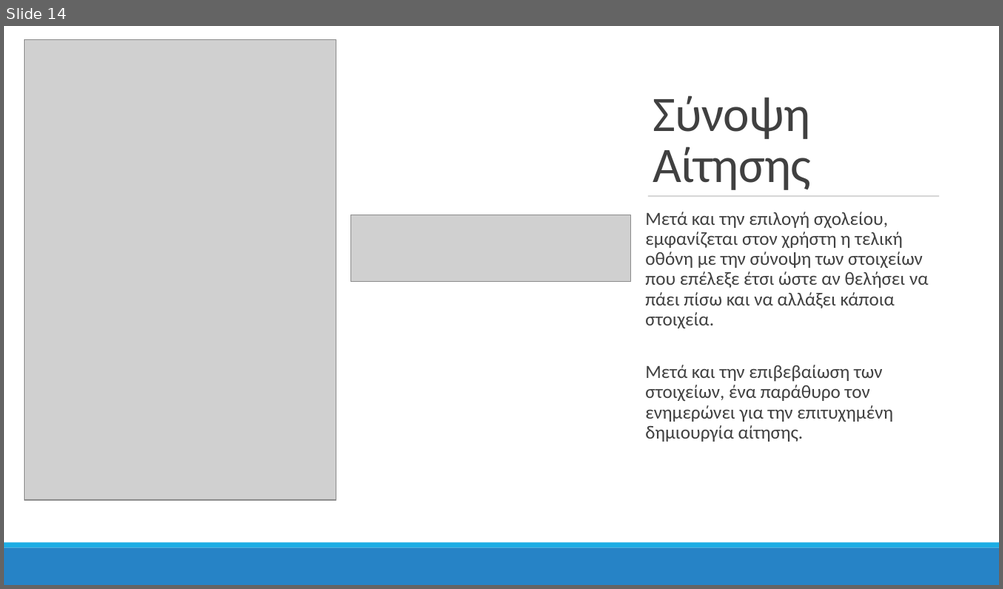
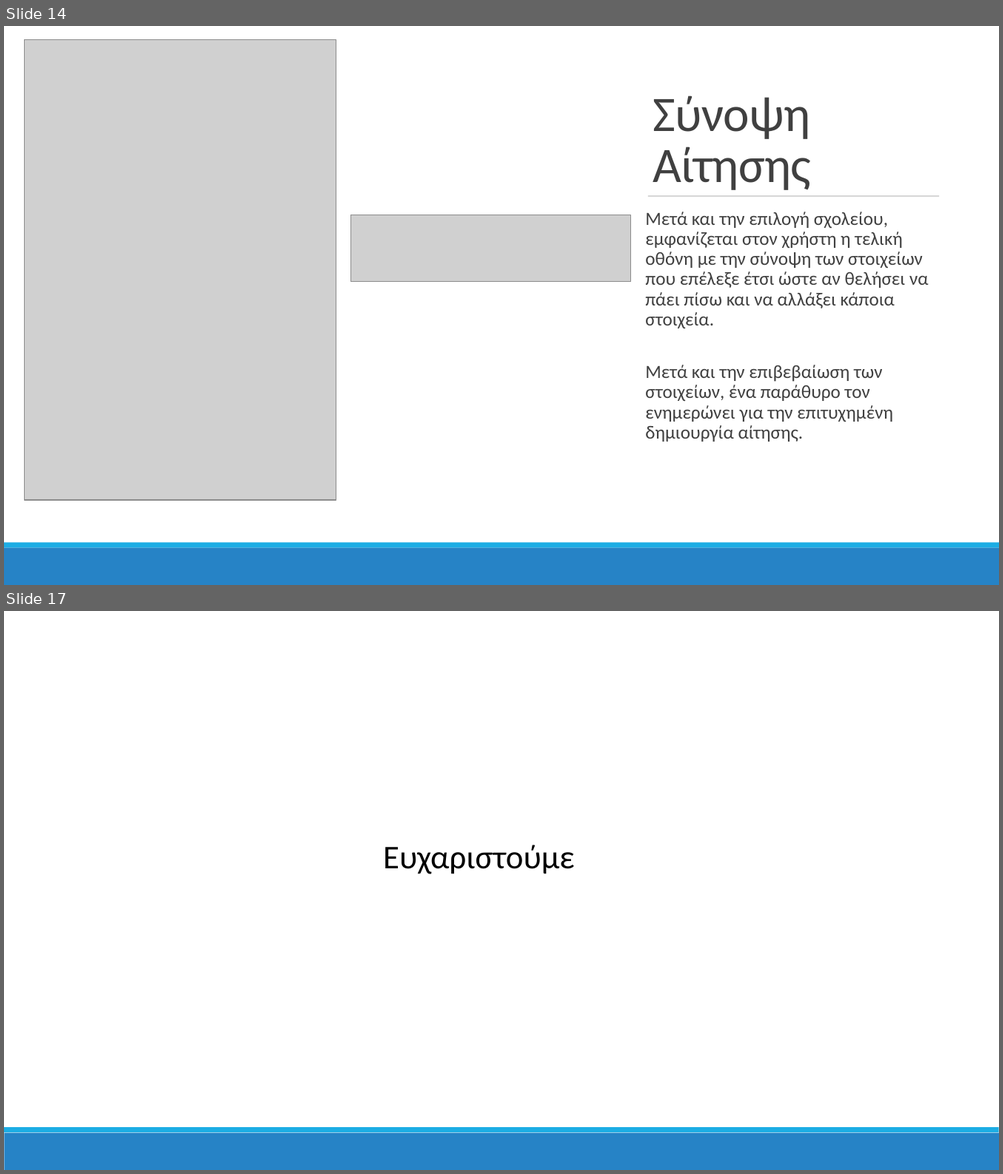
Before and after one commit to mpapd/MSc_Repo, a slide deck: A_Semester/Diaxeirisi_Gnosis/Omadiko_Project/parousiasi/eregister_Parousiasi.pptx. Shown one above the other, each under a label of ours: slide 14 before the commit, slides 14 and 17 after it; the slides between them are not shown. The pictures are 1003x589 and 1003x1174 pixels, drawn with LibreOffice and Linux fonts; fonts in the diff are those of the drawing; grey boxes stand for pictures. Boxes give left, top, right and bottom in pixels: in the first picture for what was removed or moved away, otherwise in the second. Text is boxed around its words. In the diff, an @@ line names an element or a change of style, - is before the commit and + after.

```diff
--- a/A_Semester/Diaxeirisi_Gnosis/Omadiko_Project/parousiasi/eregister_Parousiasi.pptx
+++ b/A_Semester/Diaxeirisi_Gnosis/Omadiko_Project/parousiasi/eregister_Parousiasi.pptx
@@ slide 17 added at [4, 611, 999, 1170], background #FFFFFF @@
@@ text added at [383, 845, 575, 874], 32 pt, text #000000 @@
+Ευχαριστούμε
@@ rectangle added at [4, 1133, 999, 1170], fill #2683C6 @@
@@ rectangle added at [4, 1128, 999, 1133], fill #1CADE4 @@
```
Also in this commit, not shown: 2 other slides added, 13 other files.
